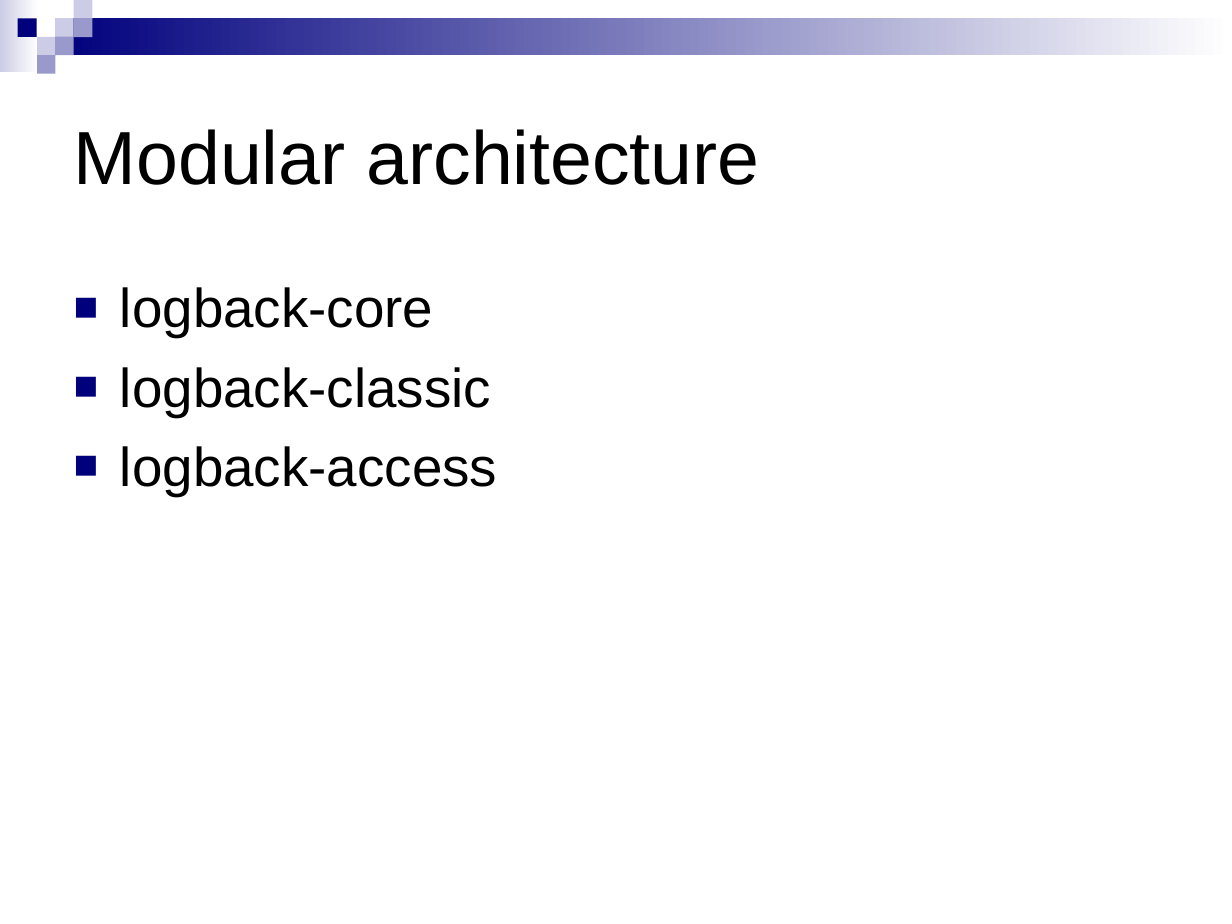
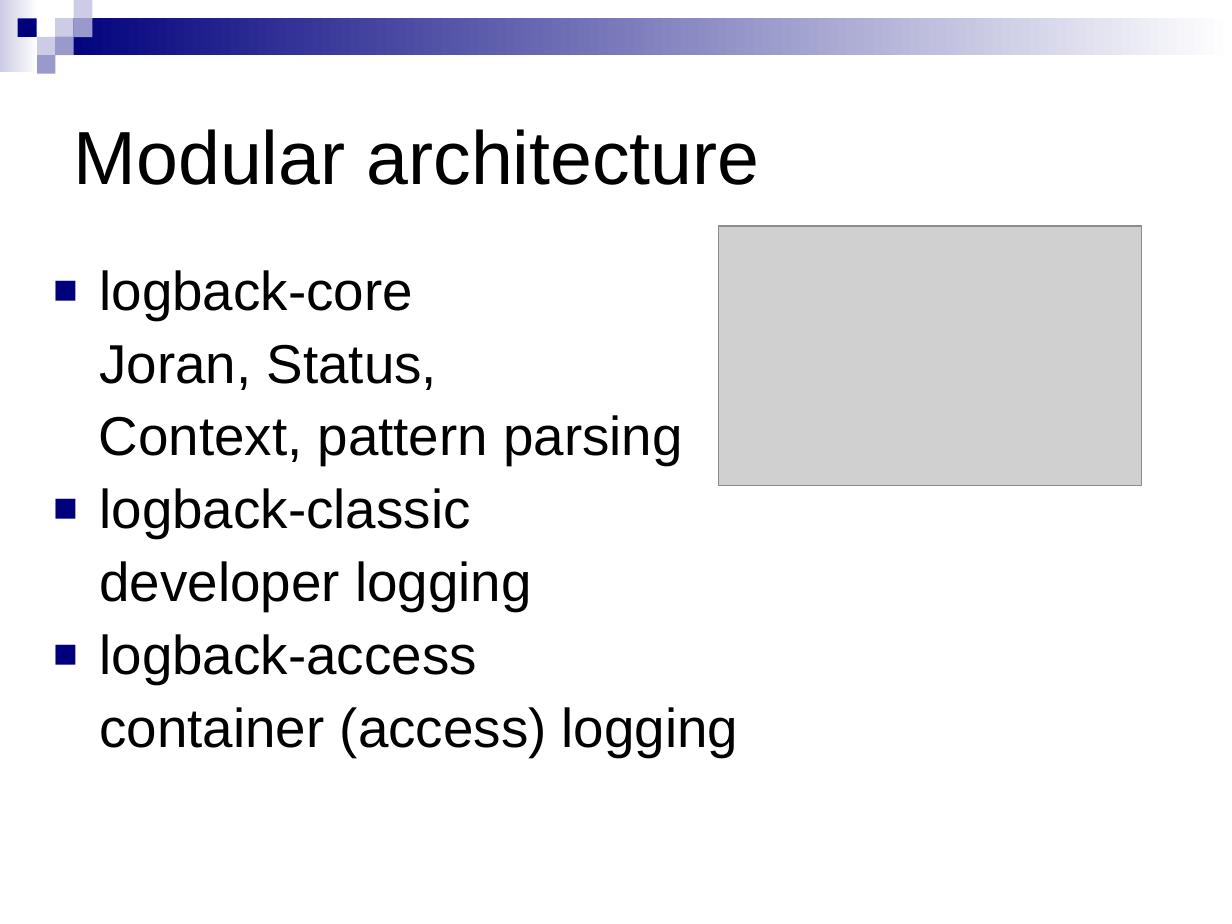
Before and after one commit to qos-ch/logback, a slide deck: slide 3 of logback-site/src/site/resources/10reasons.ppt. Drawn at 1232x924 pixels with LibreOffice and Linux fonts; fonts in the diff are those of the drawing; grey boxes stand for pictures; background and template pictures are left out. Boxes give left, top, right and bottom in pixels: in the first picture for what was removed or moved away, otherwise in the second. Text is boxed around its words. In the diff, an @@ line names an element or a change of style, - is before the commit and + after.

```diff
--- a/logback-site/src/site/resources/10reasons.ppt
+++ b/logback-site/src/site/resources/10reasons.ppt
@@ picture added at [718, 225, 1141, 485] @@
@@ text "logback-core": place and size @@
-text "logback-core" at [120, 287, 497, 496]
+text "logback-core" at [99, 270, 739, 757]
@@ text at [99, 270, 476, 684]: line spacing 1 to 0.9 @@
@@ text at [99, 344, 683, 465]: paragraphs added @@
+Joran, Status,
+Context, pattern parsing
@@ text at [99, 561, 532, 611]: paragraph added @@
+developer logging
@@ text at [99, 707, 739, 757]: paragraph added @@
+container (access) logging
```
Also in this commit, not shown: 2 other slides changed, 1 slide added.
